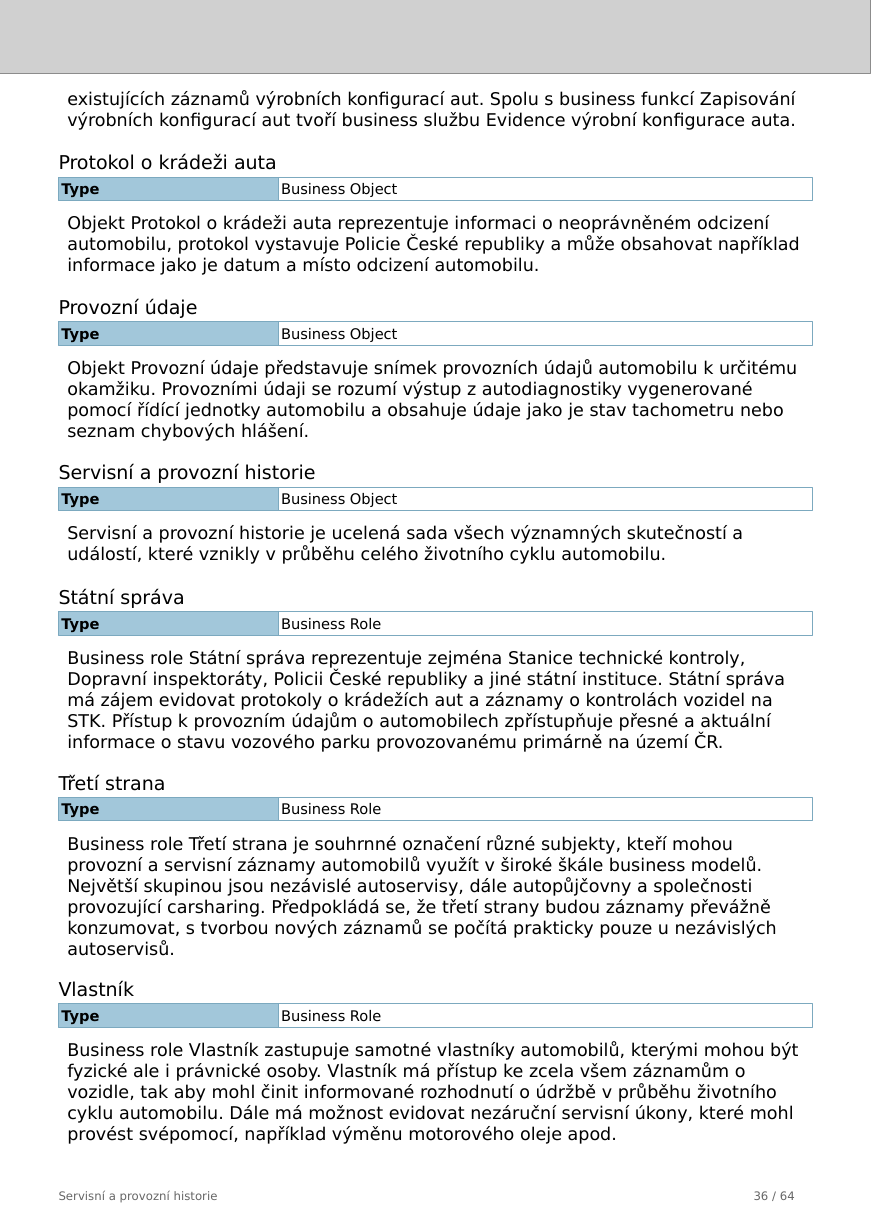
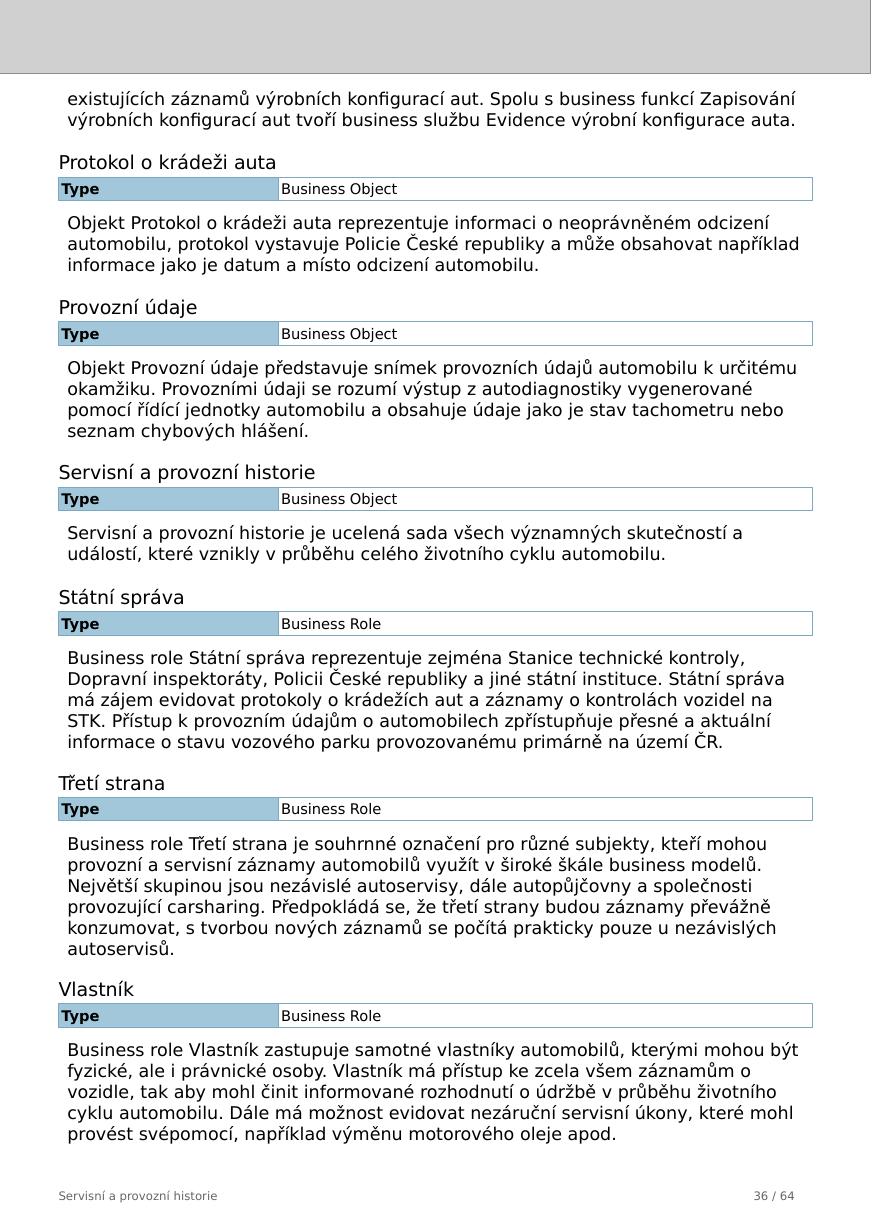
Before and after one commit to friedmannmartin/servisni_a_provozni_historie, a slide deck: slide 36 of report/jasper/servisni_a_provozni_historie.pptx. Drawn at 871x1232 pixels with LibreOffice and Linux fonts; fonts in the diff are those of the drawing; grey boxes stand for pictures. Boxes give left, top, right and bottom in pixels: in the first picture for what was removed or moved away, otherwise in the second. Text is boxed around its words. In the diff, an @@ line names an element or a change of style, - is before the commit and + after.

```diff
--- a/report/jasper/servisni_a_provozni_historie.pptx
+++ b/report/jasper/servisni_a_provozni_historie.pptx
@@ text at bbox=[67, 836, 777, 956]: text changed @@
-Business role Třetí strana je souhrnné označení různé subjekty, kteří mohou provozní a servisní záznamy automobilů využít v široké škále business modelů. Největší skupinou jsou nezávislé autoservisy, dále autopůjčovny a společnosti provozující carsharing. Předpokládá se, že třetí strany budou záznamy převážně konzumovat, s tvorbou nových záznamů se počítá prakticky pouze u nezávislých autoservisů.
+Business role Třetí strana je souhrnné označení pro různé subjekty, kteří mohou provozní a servisní záznamy automobilů využít v široké škále business modelů. Největší skupinou jsou nezávislé autoservisy, dále autopůjčovny a společnosti provozující carsharing. Předpokládá se, že třetí strany budou záznamy převážně konzumovat, s tvorbou nových záznamů se počítá prakticky pouze u nezávislých autoservisů.
@@ text at bbox=[67, 1042, 798, 1144]: text changed @@
-Business role Vlastník zastupuje samotné vlastníky automobilů, kterými mohou být fyzické ale i právnické osoby. Vlastník má přístup ke zcela všem záznamům o vozidle, tak aby mohl činit informované rozhodnutí o údržbě v průběhu životního cyklu automobilu. Dále má možnost evidovat nezáruční servisní úkony, které mohl provést svépomocí, například výměnu motorového oleje apod.
+Business role Vlastník zastupuje samotné vlastníky automobilů, kterými mohou být fyzické, ale i právnické osoby. Vlastník má přístup ke zcela všem záznamům o vozidle, tak aby mohl činit informované rozhodnutí o údržbě v průběhu životního cyklu automobilu. Dále má možnost evidovat nezáruční servisní úkony, které mohl provést svépomocí, například výměnu motorového oleje apod.
```
Also in this commit, not shown: 10 other slides changed, 5 other files.
